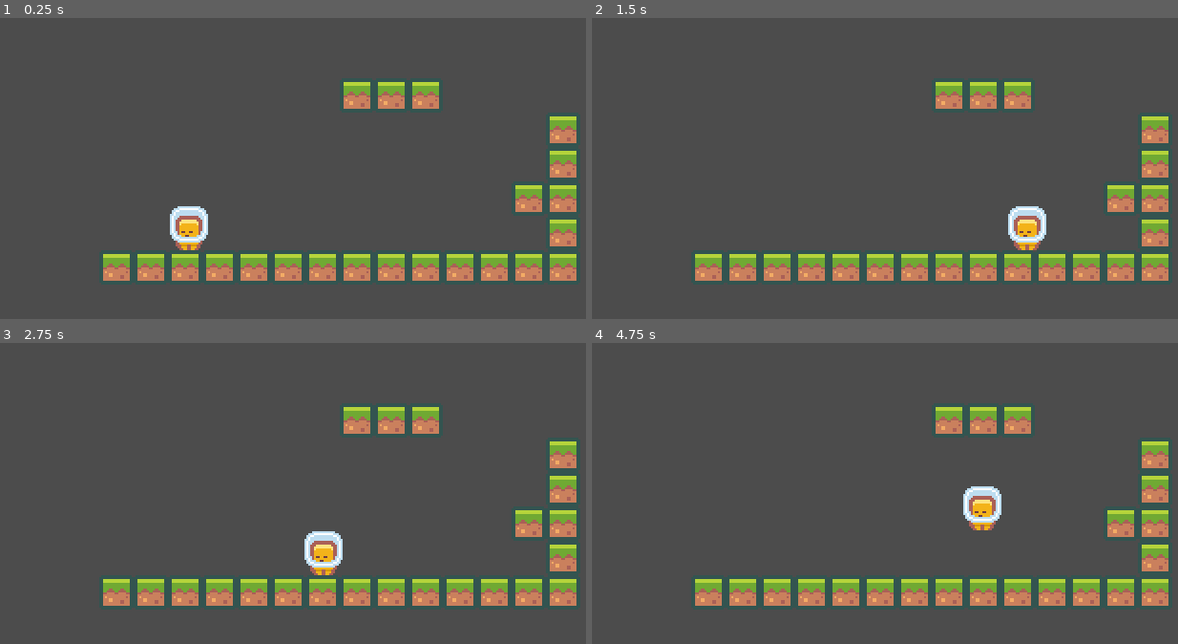
Above: before the commit, frames 1-4 (two rows, left to right).
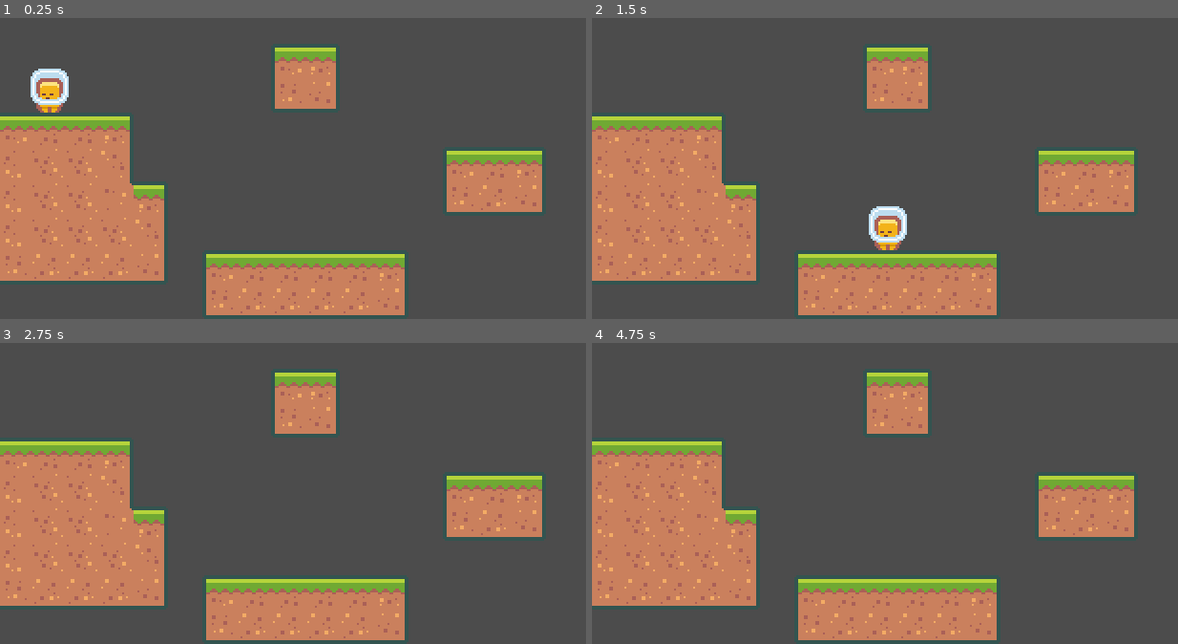
Above: after the commit, the same moments.

Repository: oucar/slimy-platformer
Game: Godot game, scene res://scenes/main.tscn
The game is run twice, just before and just after one commit, with the same random seed, the same clock (stepped at 60 frames per second) and the same inputs.
Inputs:
- Up to frame 1 (0.25 s): no input
- Up to frame 2 (1.5 s): tap Enter at 0.5 s; hold D (move_right) from 0.53 s (still down); tap W (jump) at 0.77 s
- Up to frame 3 (2.75 s): tap W (jump) at 1.52 s; release D (move_right) at 2.03 s; hold A (move_left) from 2.03 s (still down)
- Up to frame 4 (4.75 s): release A (move_left) at 2.78 s; hold D (move_right) 2.78-4.28 s; tap W (jump) at 3.02, 3.77, 4.52 s; hold A (move_left) from 4.28 s (still down)

The runs differ from the first frame. In frame 1, 36% of the frame differs, in the area x 0-100%, y 8-100%; in frame 2, 36%; in frame 3, 36%; in frame 4, 36%.

Commit message:
done with the autotiling

Diff:
--- a/resources/tileset.tres
+++ /dev/null
@@ -1,29 +0,0 @@
-[gd_resource type="TileSet" load_steps=3 format=2]
-
-[ext_resource path="res://assets/tiles/tiles_packed.png" type="Texture" id=1]
-
-[sub_resource type="ConvexPolygonShape2D" id=2]
-points = PoolVector2Array( 18, 18, 0, 18, 0, 0, 18, 0 )
-
-[resource]
-0/name = "tiles_packed.png 0"
-0/texture = ExtResource( 1 )
-0/tex_offset = Vector2( 0, 0 )
-0/modulate = Color( 1, 1, 1, 1 )
-0/region = Rect2( 0, 0, 18, 18 )
-0/tile_mode = 0
-0/occluder_offset = Vector2( 0, 0 )
-0/navigation_offset = Vector2( 0, 0 )
-0/shape_offset = Vector2( 0, 0 )
-0/shape_transform = Transform2D( 1, 0, 0, 1, 0, 0 )
-0/shape = SubResource( 2 )
-0/shape_one_way = false
-0/shape_one_way_margin = 1.0
-0/shapes = [ {
-"autotile_coord": Vector2( 0, 0 ),
-"one_way": false,
-"one_way_margin": 1.0,
-"shape": SubResource( 2 ),
-"shape_transform": Transform2D( 1, 0, 0, 1, 0, 0 )
-} ]
-0/z_index = 0
--- a/scenes/main.tscn
+++ b/scenes/main.tscn
@@ -1,31 +1,148 @@
-[gd_scene load_steps=7 format=2]
+[gd_scene load_steps=19 format=2]
 
 [ext_resource path="res://assets/tiles/tiles_packed.png" type="Texture" id=1]
 [ext_resource path="res://assets/player/character_0006.png" type="Texture" id=2]
 [ext_resource path="res://scenes/Player.gd" type="Script" id=3]
 
-[sub_resource type="ConvexPolygonShape2D" id=2]
-points = PoolVector2Array( 18, 18, 0, 18, 0, 0, 18, 0 )
+[sub_resource type="ConvexPolygonShape2D" id=3]
+points = PoolVector2Array( 0, 0, 18, 0, 18, 18, 0, 18 )
 
-[sub_resource type="TileSet" id=3]
+[sub_resource type="ConvexPolygonShape2D" id=4]
+points = PoolVector2Array( 0, 0, 18, 0, 18, 18, 0, 18 )
+
+[sub_resource type="ConvexPolygonShape2D" id=5]
+points = PoolVector2Array( 0, 0, 18, 0, 18, 18, 0, 18 )
+
+[sub_resource type="ConvexPolygonShape2D" id=6]
+points = PoolVector2Array( 0, 0, 18, 0, 18, 18, 0, 18 )
+
+[sub_resource type="ConvexPolygonShape2D" id=7]
+points = PoolVector2Array( 0, 0, 18, 0, 18, 18, 0, 18 )
+
+[sub_resource type="ConvexPolygonShape2D" id=8]
+points = PoolVector2Array( 0, 0, 18, 0, 18, 18, 0, 18 )
+
+[sub_resource type="ConvexPolygonShape2D" id=9]
+points = PoolVector2Array( 0, 0, 18, 0, 18, 18, 0, 18 )
+
+[sub_resource type="ConvexPolygonShape2D" id=10]
+points = PoolVector2Array( 0, 0, 18, 0, 18, 18, 0, 18 )
+
+[sub_resource type="ConvexPolygonShape2D" id=11]
+points = PoolVector2Array( 0, 0, 18, 0, 18, 18, 0, 18 )
+
+[sub_resource type="ConvexPolygonShape2D" id=12]
+points = PoolVector2Array( 0, 0, 18, 0, 18, 18, 0, 18 )
+
+[sub_resource type="ConvexPolygonShape2D" id=13]
+points = PoolVector2Array( 0, 0, 18, 0, 18, 18, 0, 18 )
+
+[sub_resource type="ConvexPolygonShape2D" id=14]
+points = PoolVector2Array( 0, 0, 18, 0, 18, 18, 0, 18 )
+
+[sub_resource type="ConvexPolygonShape2D" id=15]
+points = PoolVector2Array( 0, 0, 18, 0, 18, 18, 0, 18 )
+
+[sub_resource type="TileSet" id=2]
 0/name = "tiles_packed.png 0"
 0/texture = ExtResource( 1 )
 0/tex_offset = Vector2( 0, 0 )
 0/modulate = Color( 1, 1, 1, 1 )
-0/region = Rect2( 0, 0, 18, 18 )
-0/tile_mode = 0
+0/region = Rect2( 0, 162, 90, 54 )
+0/tile_mode = 1
+0/autotile/bitmask_mode = 1
+0/autotile/bitmask_flags = [ Vector2( 0, 0 ), 432, Vector2( 0, 1 ), 438, Vector2( 0, 2 ), 54, Vector2( 1, 0 ), 504, Vector2( 1, 1 ), 511, Vector2( 1, 2 ), 63, Vector2( 2, 0 ), 216, Vector2( 2, 1 ), 219, Vector2( 2, 2 ), 27, Vector2( 3, 0 ), 255, Vector2( 3, 1 ), 507, Vector2( 4, 0 ), 447, Vector2( 4, 1 ), 510 ]
+0/autotile/icon_coordinate = Vector2( 0, 0 )
+0/autotile/tile_size = Vector2( 18, 18 )
+0/autotile/spacing = 0
+0/autotile/occluder_map = [  ]
+0/autotile/navpoly_map = [  ]
+0/autotile/priority_map = [  ]
+0/autotile/z_index_map = [  ]
 0/occluder_offset = Vector2( 0, 0 )
 0/navigation_offset = Vector2( 0, 0 )
 0/shape_offset = Vector2( 0, 0 )
 0/shape_transform = Transform2D( 1, 0, 0, 1, 0, 0 )
-0/shape = SubResource( 2 )
+0/shape = SubResource( 3 )
 0/shape_one_way = false
 0/shape_one_way_margin = 1.0
 0/shapes = [ {
 "autotile_coord": Vector2( 0, 0 ),
 "one_way": false,
 "one_way_margin": 1.0,
-"shape": SubResource( 2 ),
+"shape": SubResource( 3 ),
+"shape_transform": Transform2D( 1, 0, 0, 1, 0, 0 )
+}, {
+"autotile_coord": Vector2( 1, 0 ),
+"one_way": false,
+"one_way_margin": 1.0,
+"shape": SubResource( 4 ),
+"shape_transform": Transform2D( 1, 0, 0, 1, 0, 0 )
+}, {
+"autotile_coord": Vector2( 2, 0 ),
+"one_way": false,
+"one_way_margin": 1.0,
+"shape": SubResource( 5 ),
+"shape_transform": Transform2D( 1, 0, 0, 1, 0, 0 )
+}, {
+"autotile_coord": Vector2( 0, 1 ),
+"one_way": false,
+"one_way_margin": 1.0,
+"shape": SubResource( 6 ),
+"shape_transform": Transform2D( 1, 0, 0, 1, 0, 0 )
+}, {
+"autotile_coord": Vector2( 1, 1 ),
+"one_way": false,
+"one_way_margin": 1.0,
+"shape": SubResource( 7 ),
+"shape_transform": Transform2D( 1, 0, 0, 1, 0, 0 )
+}, {
+"autotile_coord": Vector2( 2, 1 ),
+"one_way": false,
+"one_way_margin": 1.0,
+"shape": SubResource( 8 ),
+"shape_transform": Transform2D( 1, 0, 0, 1, 0, 0 )
+}, {
+"autotile_coord": Vector2( 0, 2 ),
+"one_way": false,
+"one_way_margin": 1.0,
+"shape": SubResource( 9 ),
+"shape_transform": Transform2D( 1, 0, 0, 1, 0, 0 )
+}, {
+"autotile_coord": Vector2( 1, 2 ),
+"one_way": false,
+"one_way_margin": 1.0,
+"shape": SubResource( 10 ),
+"shape_transform": Transform2D( 1, 0, 0, 1, 0, 0 )
+}, {
+"autotile_coord": Vector2( 2, 2 ),
+"one_way": false,
+"one_way_margin": 1.0,
+"shape": SubResource( 11 ),
+"shape_transform": Transform2D( 1, 0, 0, 1, 0, 0 )
+}, {
+"autotile_coord": Vector2( 3, 0 ),
+"one_way": false,
+"one_way_margin": 1.0,
+"shape": SubResource( 12 ),
+"shape_transform": Transform2D( 1, 0, 0, 1, 0, 0 )
+}, {
+"autotile_coord": Vector2( 4, 0 ),
+"one_way": false,
+"one_way_margin": 1.0,
+"shape": SubResource( 13 ),
+"shape_transform": Transform2D( 1, 0, 0, 1, 0, 0 )
+}, {
+"autotile_coord": Vector2( 3, 1 ),
+"one_way": false,
+"one_way_margin": 1.0,
+"shape": SubResource( 14 ),
+"shape_transform": Transform2D( 1, 0, 0, 1, 0, 0 )
+}, {
+"autotile_coord": Vector2( 4, 1 ),
+"one_way": false,
+"one_way_margin": 1.0,
+"shape": SubResource( 15 ),
 "shape_transform": Transform2D( 1, 0, 0, 1, 0, 0 )
 } ]
 0/z_index = 0
@@ -36,14 +153,14 @@
 [node name="Node" type="Node"]
 
 [node name="TileMap" type="TileMap" parent="."]
-tile_set = SubResource( 3 )
+tile_set = SubResource( 2 )
 cell_size = Vector2( 18, 18 )
 show_collision = true
 format = 1
-tile_data = PoolIntArray( -131071, 0, 0, -131070, 0, 0, -131069, 0, 0, -65529, 0, 0, 7, 0, 0, 65542, 0, 0, 65543, 0, 0, 131079, 0, 0, 262138, 0, 0, 262139, 0, 0, 262140, 0, 0, 262141, 0, 0, 262142, 0, 0, 262143, 0, 0, 196608, 0, 0, 196609, 0, 0, 196610, 0, 0, 196611, 0, 0, 196612, 0, 0, 196613, 0, 0, 196614, 0, 0, 196615, 0, 0 )
+tile_data = PoolIntArray( -131073, 0, 0, -196608, 0, 2, -65537, 0, 131072, -131072, 0, 131074, -9, 0, 0, -8, 0, 1, -7, 0, 1, -6, 0, 2, 65527, 0, 65536, 65528, 0, 65537, 65529, 0, 65537, 65530, 0, 65538, 4, 0, 0, 5, 0, 1, 6, 0, 2, 131063, 0, 65536, 131064, 0, 65537, 131065, 0, 65537, 131066, 0, 65539, 131067, 0, 2, 65540, 0, 131072, 65541, 0, 131073, 65542, 0, 131074, 196599, 0, 65536, 196600, 0, 65537, 196601, 0, 65537, 196602, 0, 65537, 196603, 0, 65538, 262135, 0, 131072, 262136, 0, 131073, 262137, 0, 131073, 262138, 0, 131073, 262139, 0, 131074, 262141, 0, 0, 262142, 0, 1, 262143, 0, 1, 196608, 0, 1, 196609, 0, 1, 196610, 0, 2, 327677, 0, 131072, 327678, 0, 131073, 327679, 0, 131073, 262144, 0, 131073, 262145, 0, 131073, 262146, 0, 131074 )
 
 [node name="Player" type="KinematicBody2D" parent="."]
-position = Vector2( -61, 35 )
+position = Vector2( -134, -51 )
 script = ExtResource( 3 )
 
 [node name="Sprite" type="Sprite" parent="Player"]
